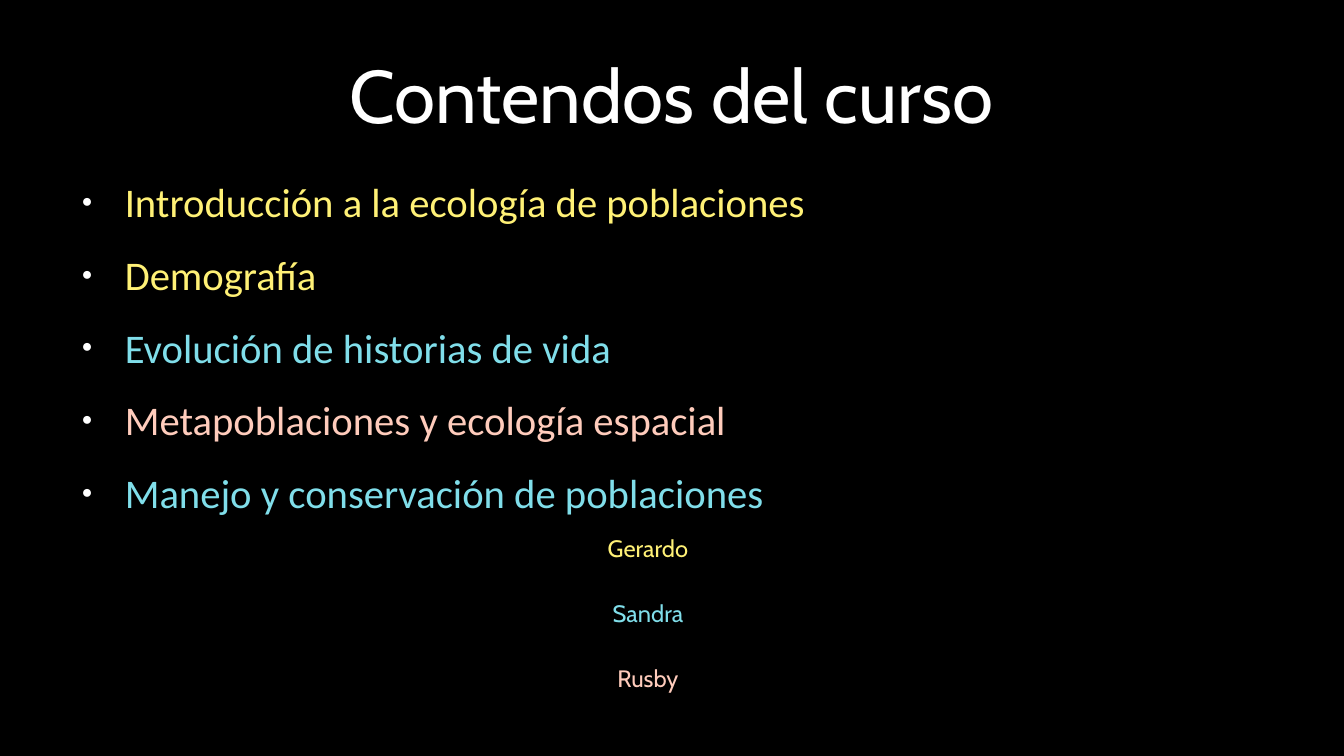
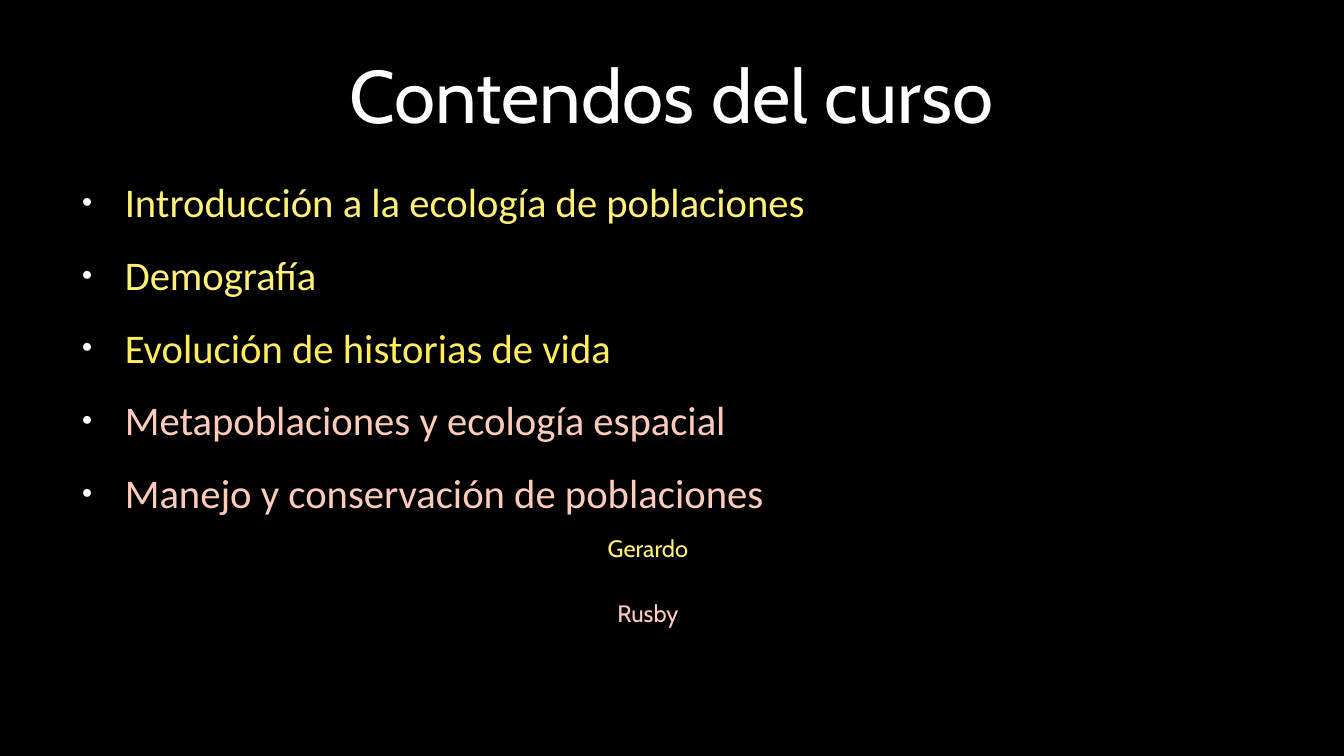
Before and after one commit to gerardommc/Ecologia-poblaciones, a slide deck: slide 3 of Encuadre.odp. Drawn at 1344x756 pixels with LibreOffice and Linux fonts; fonts in the diff are those of the drawing. Boxes give left, top, right and bottom in pixels: in the first picture for what was removed or moved away, otherwise in the second. Text is boxed around its words. In the diff, an @@ line names an element or a change of style, - is before the commit and + after.

```diff
--- a/Encuadre.odp
+++ b/Encuadre.odp
@@ text at <box>125,334,763,515</box>: text colour #80DEEA to #FFEE58 in "Evolución de historias de vida"; text colour #80DEEA to #FFCCBC in "Manejo y conservación de poblaciones" @@
@@ text at <box>613,604,684,623</box>: paragraph removed @@
-Sandra
```
Also in this commit, not shown: 2 other slides changed, 15 other files.
